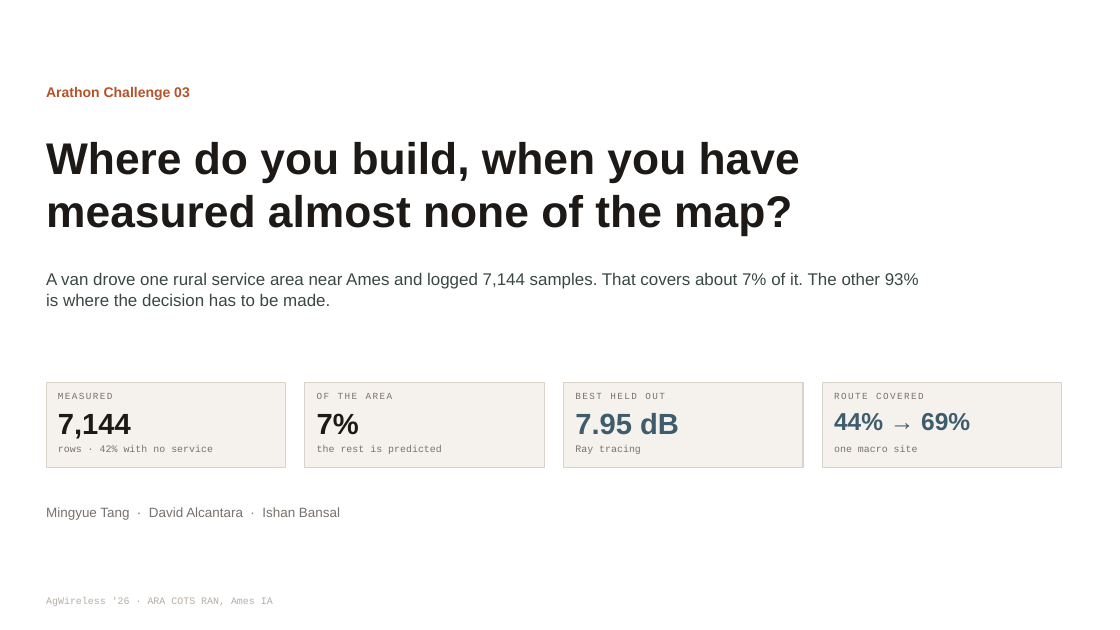
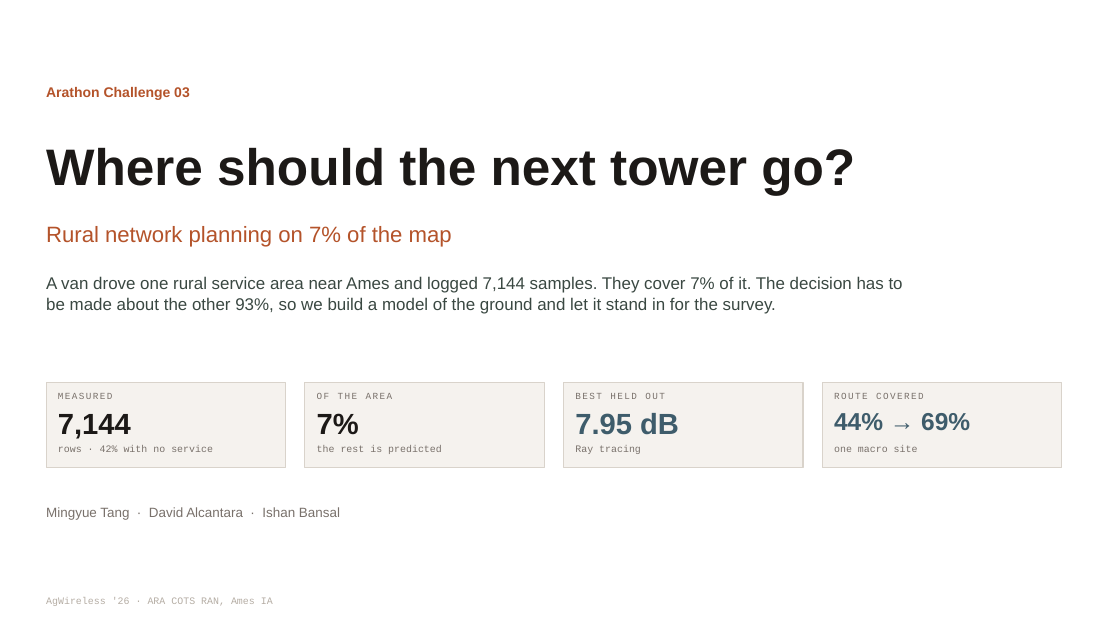
Before and after one commit to mtang724/arathon-c03-rural-infrastructure-placement, a slide deck: slide 1 of ARA_Challenge3.pptx. Drawn at 1120x630 pixels with LibreOffice and Linux fonts; fonts in the diff are those of the drawing. Boxes give left, top, right and bottom in pixels: in the first picture for what was removed or moved away, otherwise in the second. Text is boxed around its words. In the diff, an @@ line names an element or a change of style, - is before the commit and + after.

```diff
--- a/ARA_Challenge3.pptx
+++ b/ARA_Challenge3.pptx
@@ text removed at box(46, 142, 800, 236) @@
-Where do you build, when you have
-measured almost none of the map?
@@ text added at box(46, 147, 855, 195), 44 pt, text #1C1917, bold @@
+Where should the next tower go?
@@ text added at box(46, 226, 452, 247), 19 pt, text #B4532A @@
+Rural network planning on 7% of the map
@@ text at box(46, 276, 903, 314): text changed @@
-A van drove one rural service area near Ames and logged 7,144 samples. That covers about 7% of it. The other 93% is where the decision has to be made.
+A van drove one rural service area near Ames and logged 7,144 samples. They cover 7% of it. The decision has to be made about the other 93%, so we build a model of the ground and let it stand in for the survey.
```
Also in this commit, not shown: 1 other slide changed, 3 other files.
